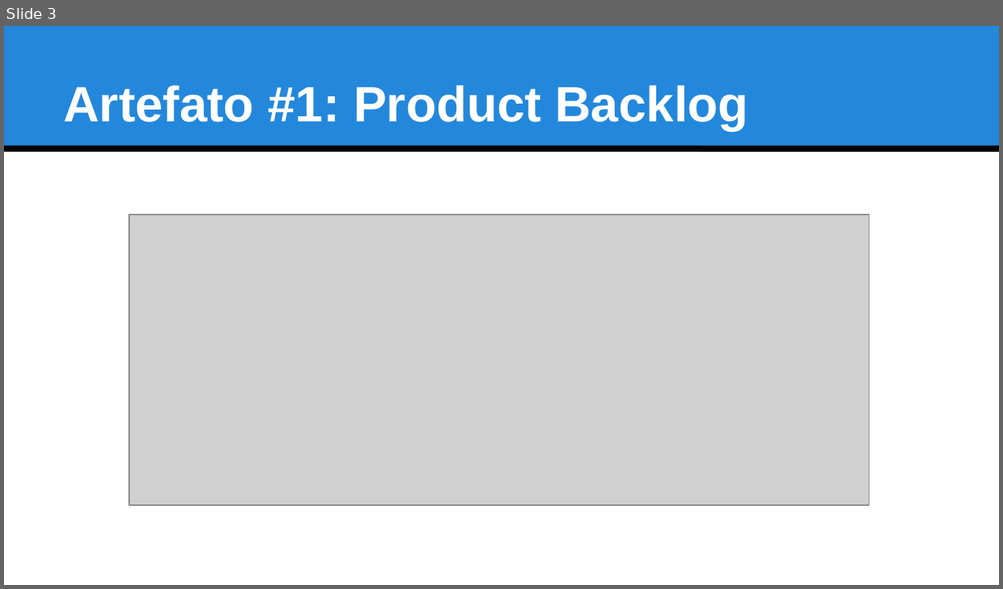
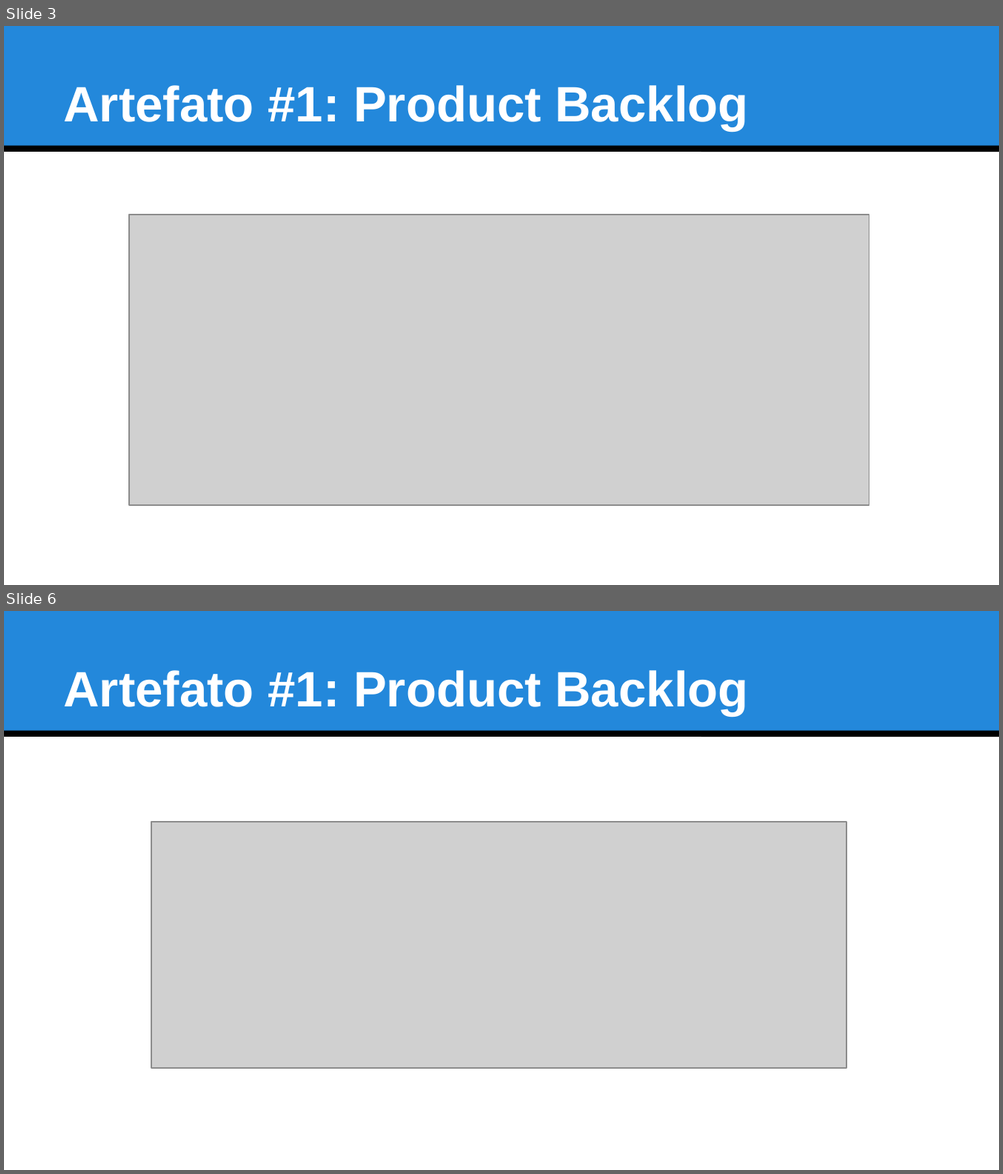
Before and after one commit to ufrpe-uast/adocao, a slide deck: Sprint-8/Artefatos_Sprint8.pptx. Shown one above the other, each under a label of ours: slide 3 before the commit, slides 3 and 6 after it; the slides between them are not shown. The pictures are 1003x589 and 1003x1174 pixels, drawn with LibreOffice and Linux fonts; fonts in the diff are those of the drawing; grey boxes stand for pictures. Boxes give left, top, right and bottom in pixels: in the first picture for what was removed or moved away, otherwise in the second. Text is boxed around its words. In the diff, an @@ line names an element or a change of style, - is before the commit and + after.

```diff
--- a/Sprint-8/Artefatos_Sprint8.pptx
+++ b/Sprint-8/Artefatos_Sprint8.pptx
@@ slide 6 added at <box>4,611,999,1170</box>, background #FFFFFF; not listed: 2 template elements that a slide beside it also shows @@
@@ text added at <box>63,670,748,716</box>, 36 pt, text #FFFFFF, bold @@
+Artefato #1: Product Backlog
@@ picture added at <box>151,822,846,1068</box> @@
```
Also in this commit, not shown: 4 slides changed, 1 other slide added, 28 other files.
